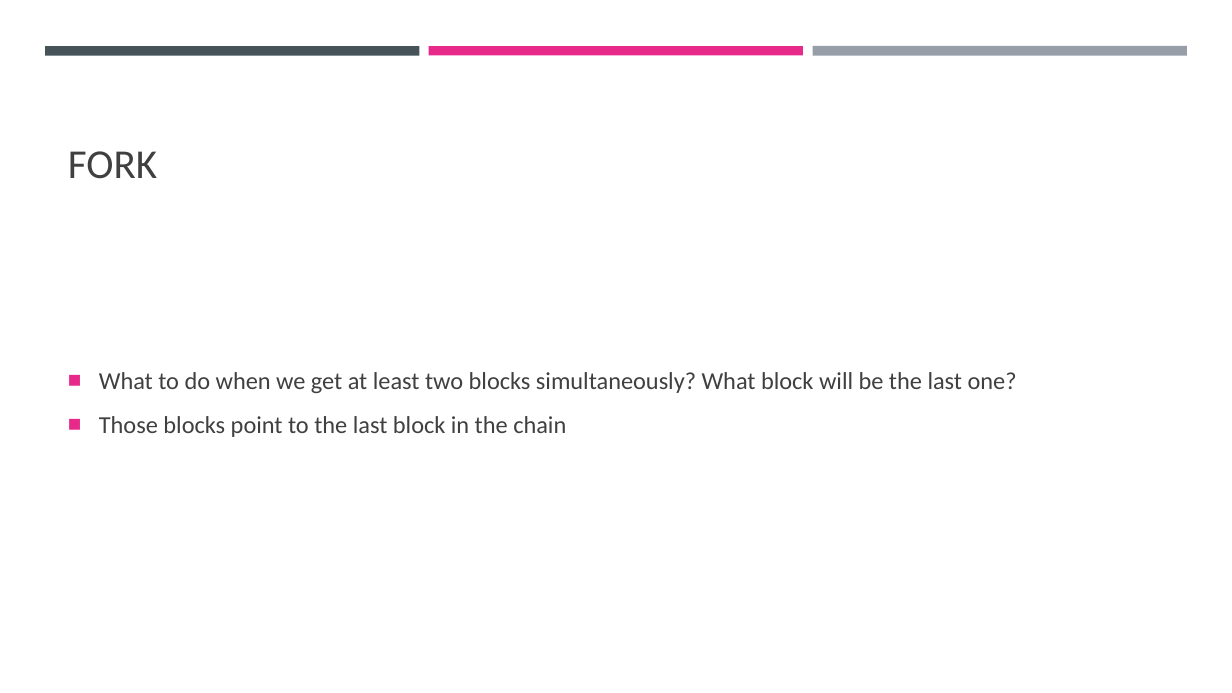
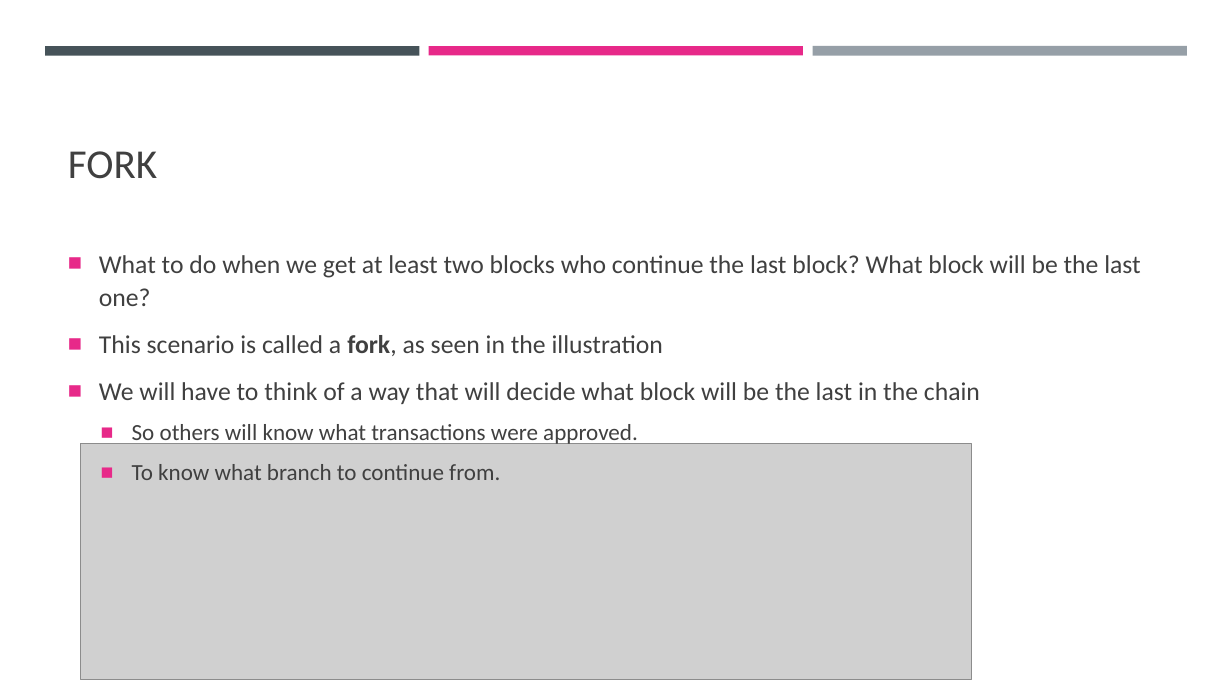
Before and after one commit to cyoni/bitcoin, a slide deck: slide 21 of bitcoin.pptx (slide 18 before the commit). Drawn at 1232x693 pixels with LibreOffice and Linux fonts; fonts in the diff are those of the drawing; grey boxes stand for pictures. Boxes give left, top, right and bottom in pixels: in the first picture for what was removed or moved away, otherwise in the second. Text is boxed around its words. In the diff, an @@ line names an element or a change of style, - is before the commit and + after.

```diff
--- a/bitcoin.pptx
+++ b/bitcoin.pptx
@@ text at (99,255,1141,480): text changed; size 19 to 20 pt @@
-■ What to do when we get at least two blocks simultaneously? What block will be the last one?
-■ Those blocks point to the last block in the chain
+■ What to do when we get at least two blocks who continue the last block? What block will be the last one?
+■ This scenario is called a fork, as seen in the illustration
+■ We will have to think of a way that will decide what block will be the last in the chain
+  ■ So others will know what transactions were approved.
+  ■ To know what branch to continue from.
@@ picture added at (80,444,971,680) @@
```
Also in this commit, not shown: 25 other slides changed, 24 slides added, 3 slides removed.
